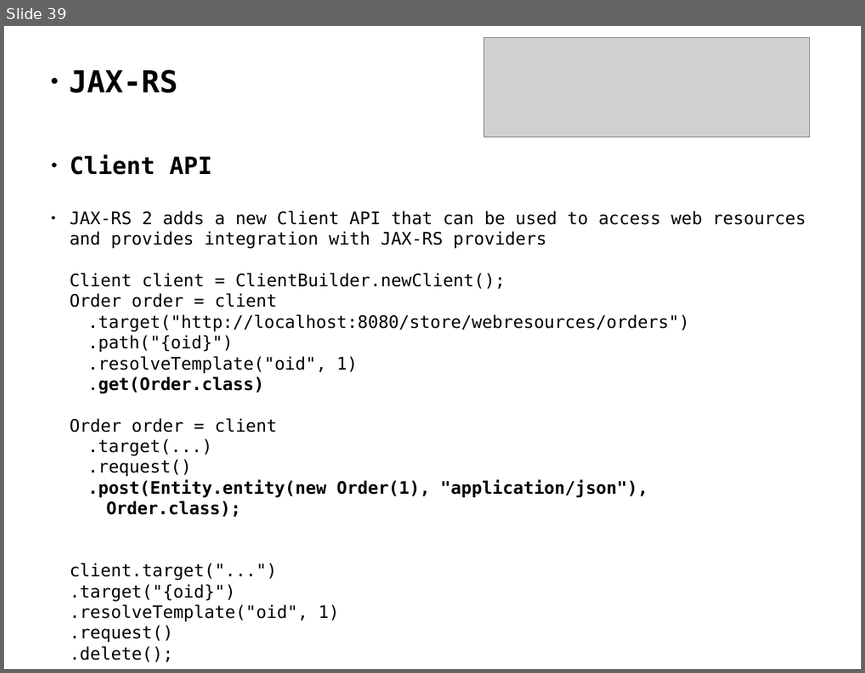
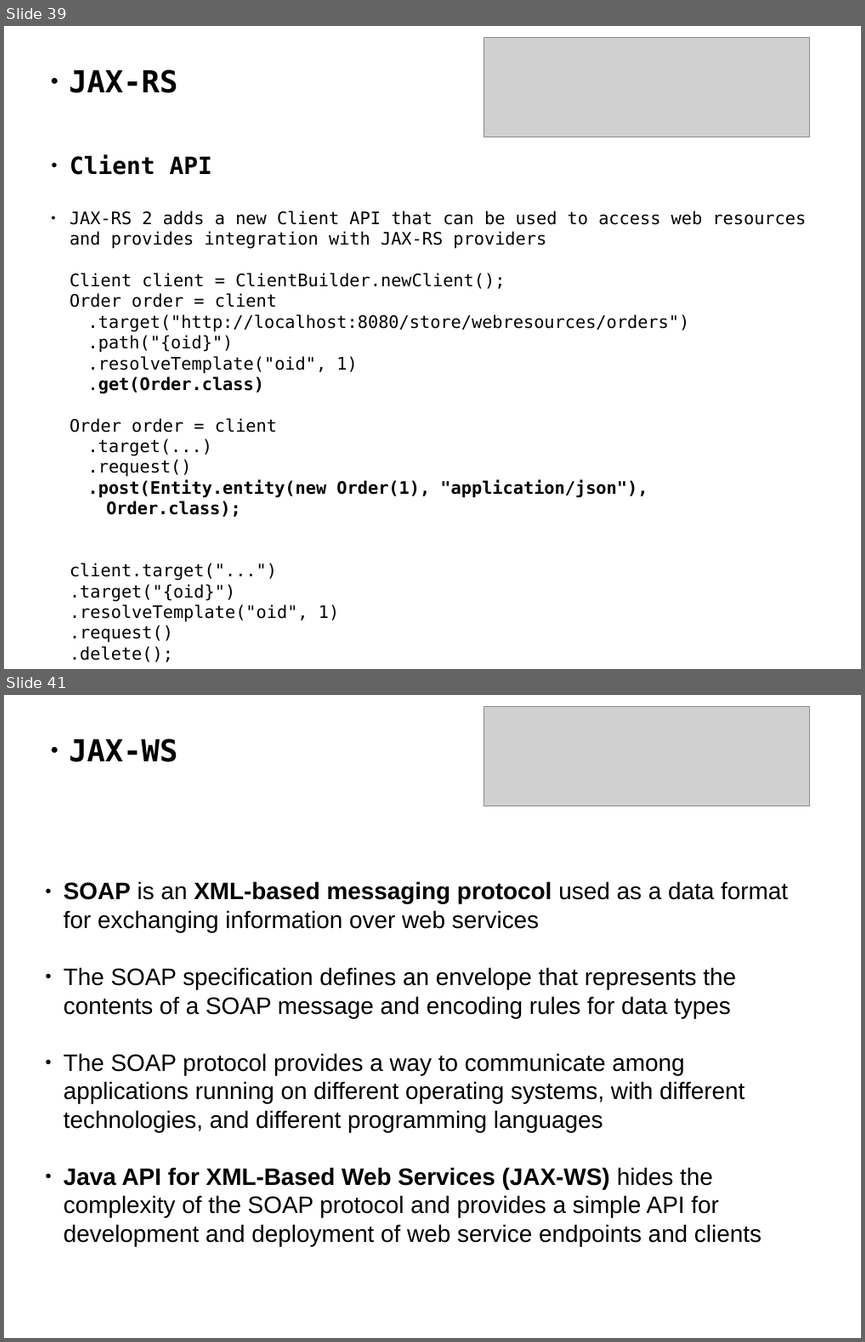
Before and after one commit to delia-popescu/javaee-demo, a slide deck: javaee7.odp. Shown one above the other, each under a label of ours: slide 39 before the commit, slides 39 and 41 after it; the slides between them are not shown. The pictures are 865x673 and 865x1342 pixels, drawn with LibreOffice and Linux fonts; fonts in the diff are those of the drawing; grey boxes stand for pictures. Boxes give left, top, right and bottom in pixels: in the first picture for what was removed or moved away, otherwise in the second. Text is boxed around its words. In the diff, an @@ line names an element or a change of style, - is before the commit and + after.

```diff
--- a/javaee7.odp
+++ b/javaee7.odp
@@ slide 41 added at (x1=4, y1=695, x2=861, y2=1338), background #FFFFFF @@
@@ picture added at (x1=483, y1=707, x2=811, y2=806) @@
@@ text added at (x1=69, y1=738, x2=177, y2=762), 28 pt, text #000000, bold @@
+● JAX-WS
@@ subtitle added at (x1=64, y1=881, x2=788, y2=1246), 22 pt, text #000000 @@
+● SOAP is an XML-based messaging protocol used as a data format for exchanging information over web services
+● The SOAP specification defines an envelope that represents the contents of a SOAP message and encoding rules for data types
+● The SOAP protocol provides a way to communicate among applications running on different operating systems, with different technologies, and different programming languages
+● Java API for XML-Based Web Services (JAX-WS) hides the complexity of the SOAP protocol and provides a simple API for development and deployment of web service endpoints and clients
```
Also in this commit, not shown: 31 other slides added, 26 slides removed, 43 other files.
